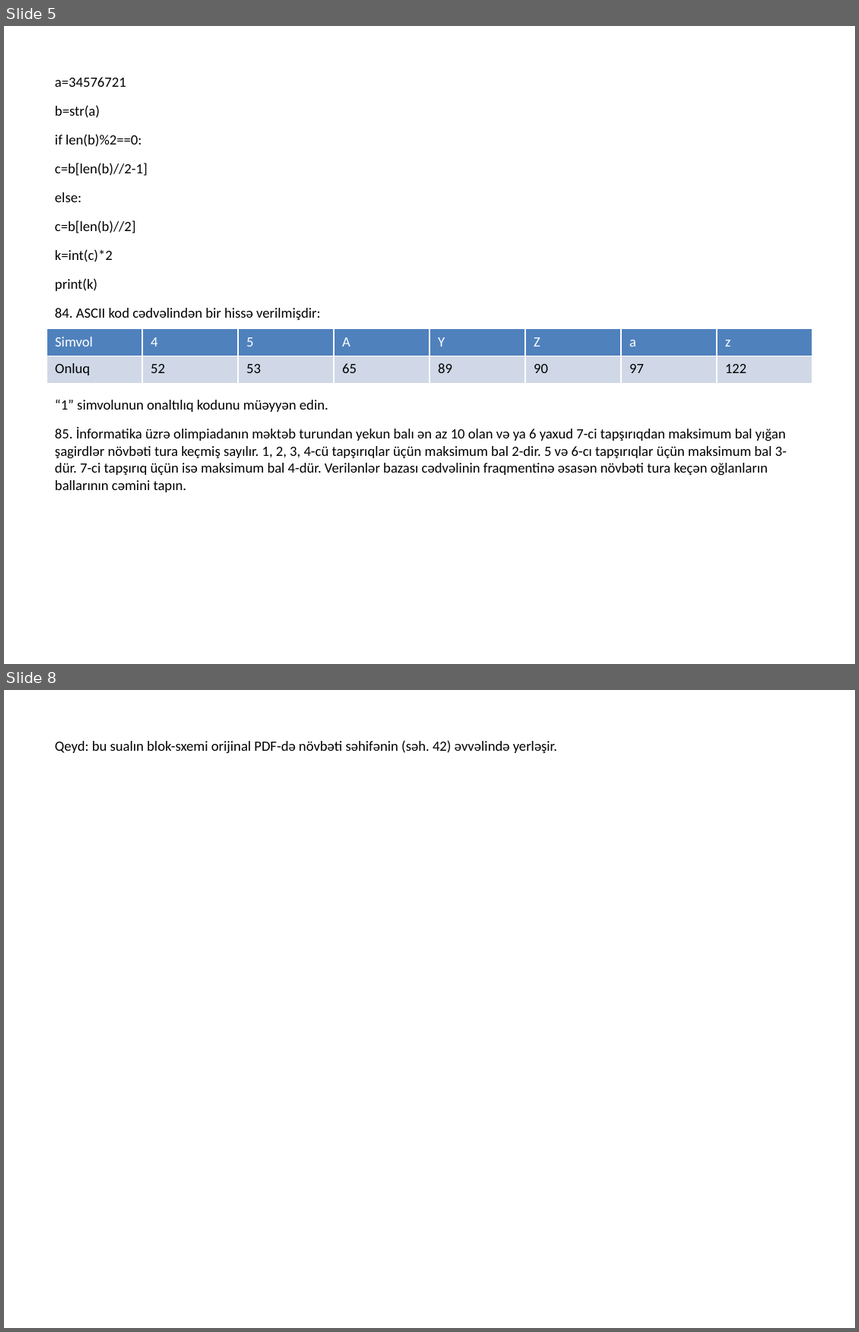
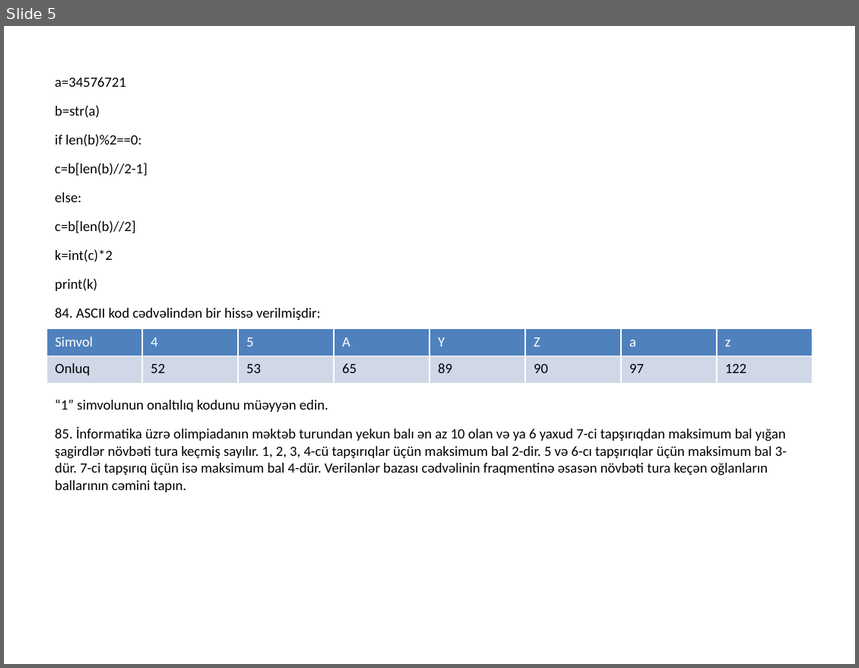
Before and after one commit to Murad683/Vectorizer, a slide deck: samples/output/full_document.pptx. Shown one above the other, each under a label of ours: slides 5 and 8 before the commit, slide 5 after it; the slides between them are not shown. The pictures are 859x1332 and 859x668 pixels, drawn with LibreOffice and Linux fonts; fonts in the diff are those of the drawing. Boxes give left, top, right and bottom in pixels: in the first picture for what was removed or moved away, otherwise in the second. Text is boxed around its words. In the diff, an @@ line names an element or a change of style, - is before the commit and + after.

```diff
--- a/samples/output/full_document.pptx
+++ b/samples/output/full_document.pptx
@@ slide 8 removed at (x1=4, y1=690, x2=855, y2=1328), background #FFFFFF @@
@@ text removed at (x1=55, y1=740, x2=557, y2=753) @@
-Qeyd: bu sualın blok-sxemi orijinal PDF-də növbəti səhifənin (səh. 42) əvvəlində yerləşir.
```
Also in this commit, not shown: 1 slide changed, 1 other slide removed, 10 other files.
